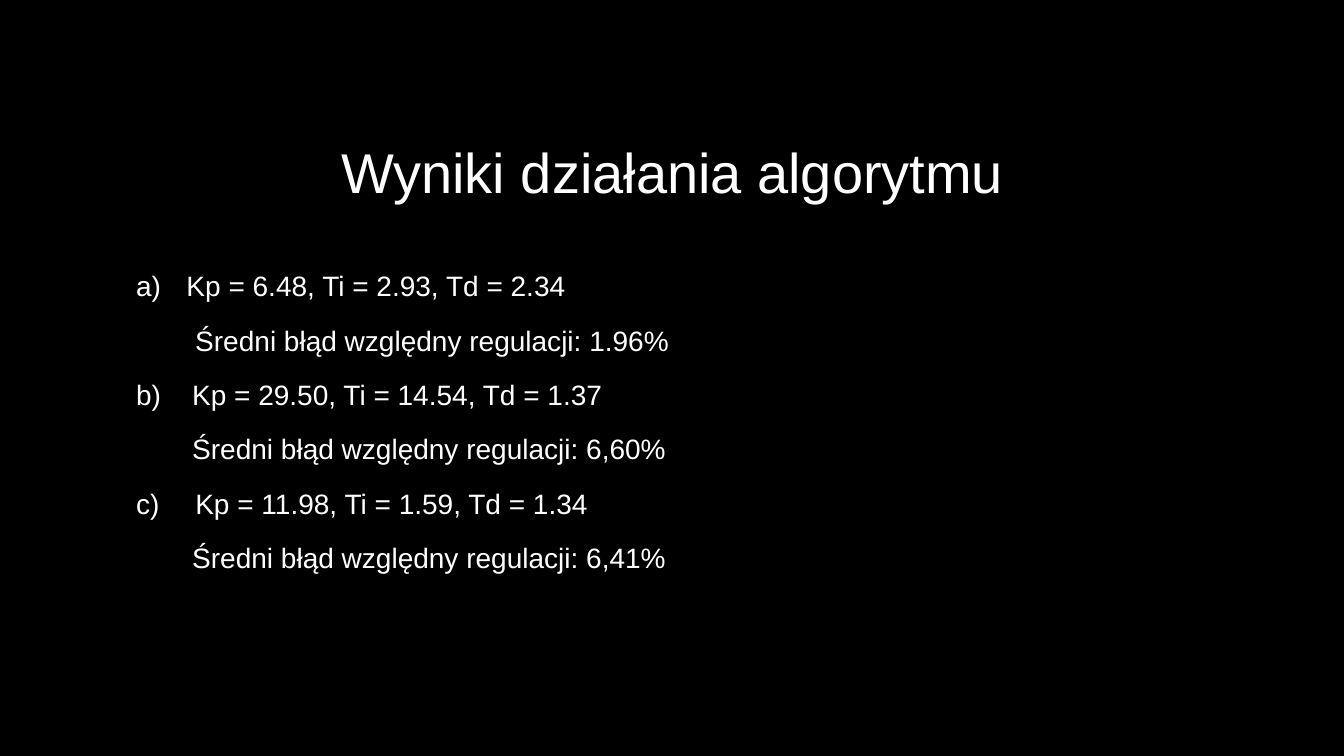
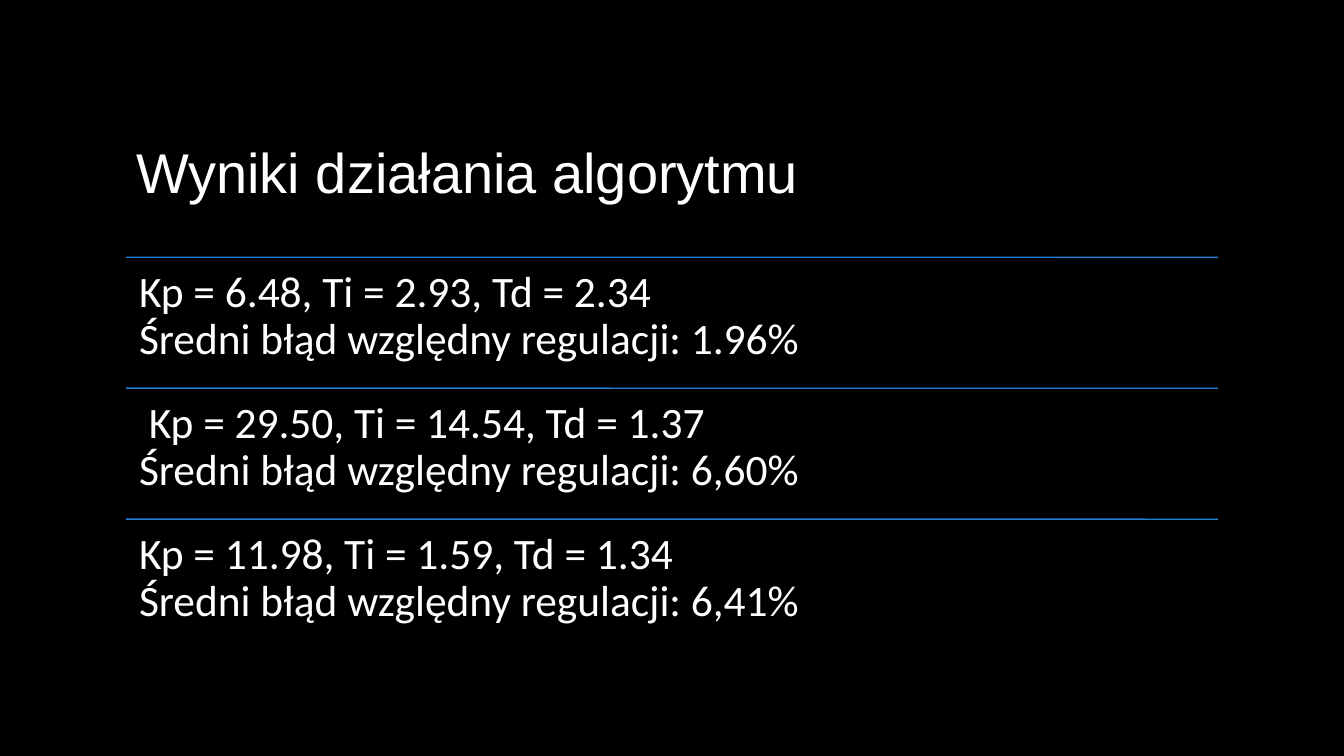
Before and after one commit to DevxMike/master_degree, a slide deck: slide 11 of ppt/Magisterka.odp (slide 13 before the commit). Drawn at 1344x756 pixels with LibreOffice and Linux fonts; fonts in the diff are those of the drawing. Boxes give left, top, right and bottom in pixels: in the first picture for what was removed or moved away, otherwise in the second. Text is boxed around its words. In the diff, an @@ line names an element or a change of style, - is before the commit and + after.

```diff
--- a/ppt/Magisterka.odp
+++ b/ppt/Magisterka.odp
@@ title "Wyniki działania algorytmu" at (136, 152, 798, 203): alignment centre to left @@
@@ text removed at (136, 275, 668, 573) @@
-a) Kp = 6.48, Ti = 2.93, Td = 2.34
-Średni błąd względny regulacji: 1.96%
-b) Kp = 29.50, Ti = 14.54, Td = 1.37
-Średni błąd względny regulacji: 6,60%
-c) Kp = 11.98, Ti = 1.59, Td = 1.34
-Średni błąd względny regulacji: 6,41%
@@ group added at (126, 257, 1218, 650): 3 freeform shapes, 3 frees @@
+Kp = 6.48, Ti = 2.93, Td = 2.34
+Średni błąd względny regulacji: 1.96%
+Kp = 29.50, Ti = 14.54, Td = 1.37
+Średni błąd względny regulacji: 6,60%
+Kp = 11.98, Ti = 1.59, Td = 1.34
+Średni błąd względny regulacji: 6,41%
```
Also in this commit, not shown: 20 other slides changed, 2 slides added, 8 slides removed, 2 other files.
